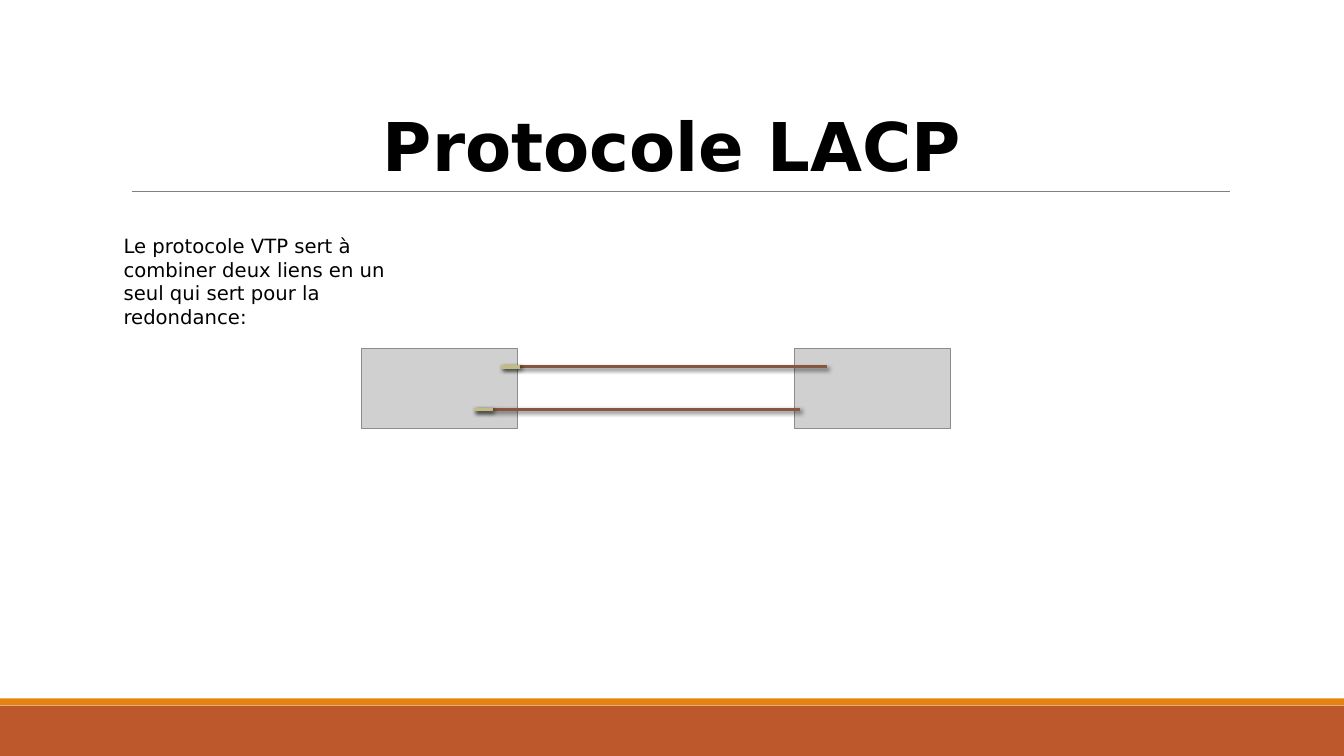
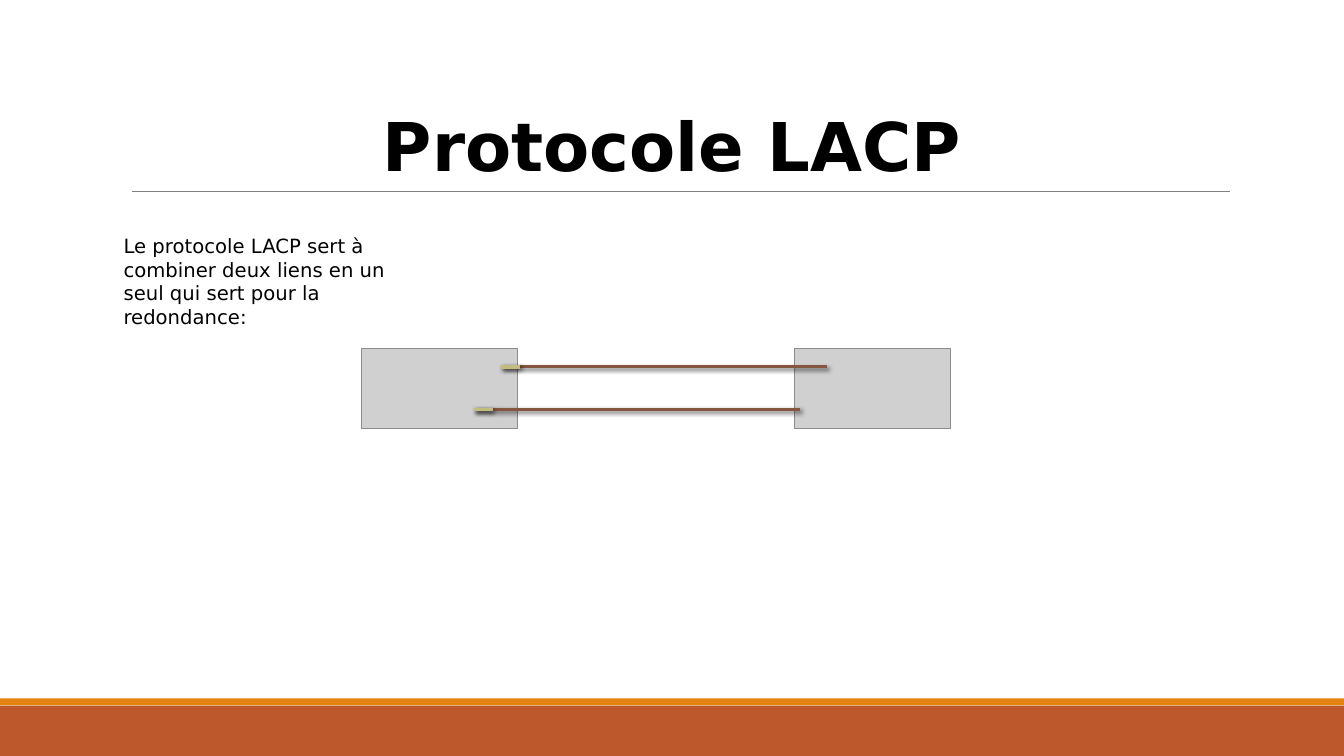
Before and after one commit to exiarobin/Projet-Architecture-Reseau, a slide deck: slide 9 of présentation Projet.pptx. Drawn at 1344x756 pixels with LibreOffice and Linux fonts; fonts in the diff are those of the drawing; grey boxes stand for pictures. Boxes give left, top, right and bottom in pixels: in the first picture for what was removed or moved away, otherwise in the second. Text is boxed around its words. In the diff, an @@ line names an element or a change of style, - is before the commit and + after.

```diff
--- a/présentation Projet.pptx
+++ b/présentation Projet.pptx
@@ text at (x1=124, y1=237, x2=385, y2=325): text changed @@
-Le protocole VTP sert à combiner deux liens en un seul qui sert pour la redondance:
+Le protocole LACP sert à combiner deux liens en un seul qui sert pour la redondance:
```
Also in this commit, not shown: 7 other slides changed.
